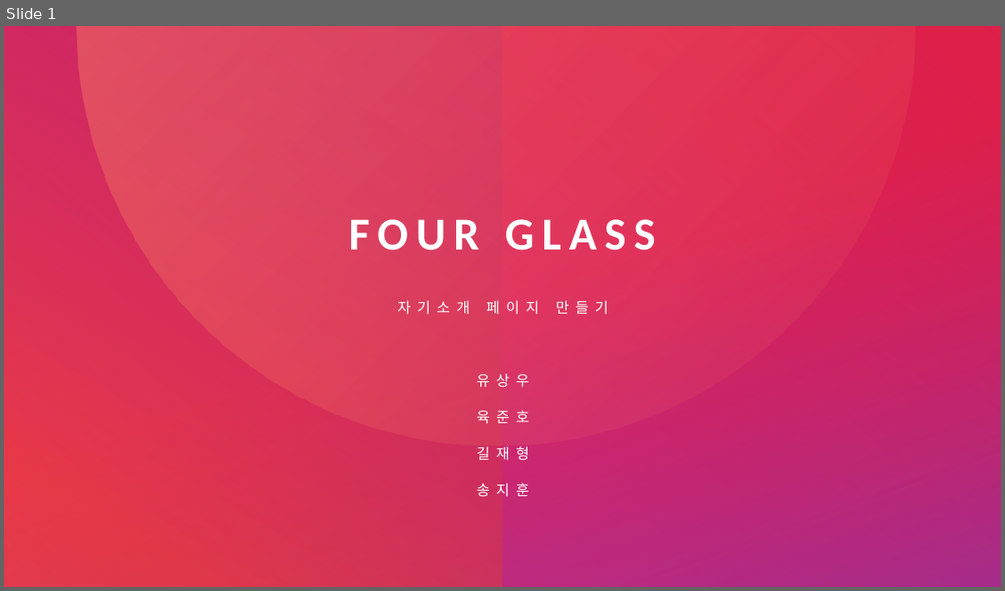
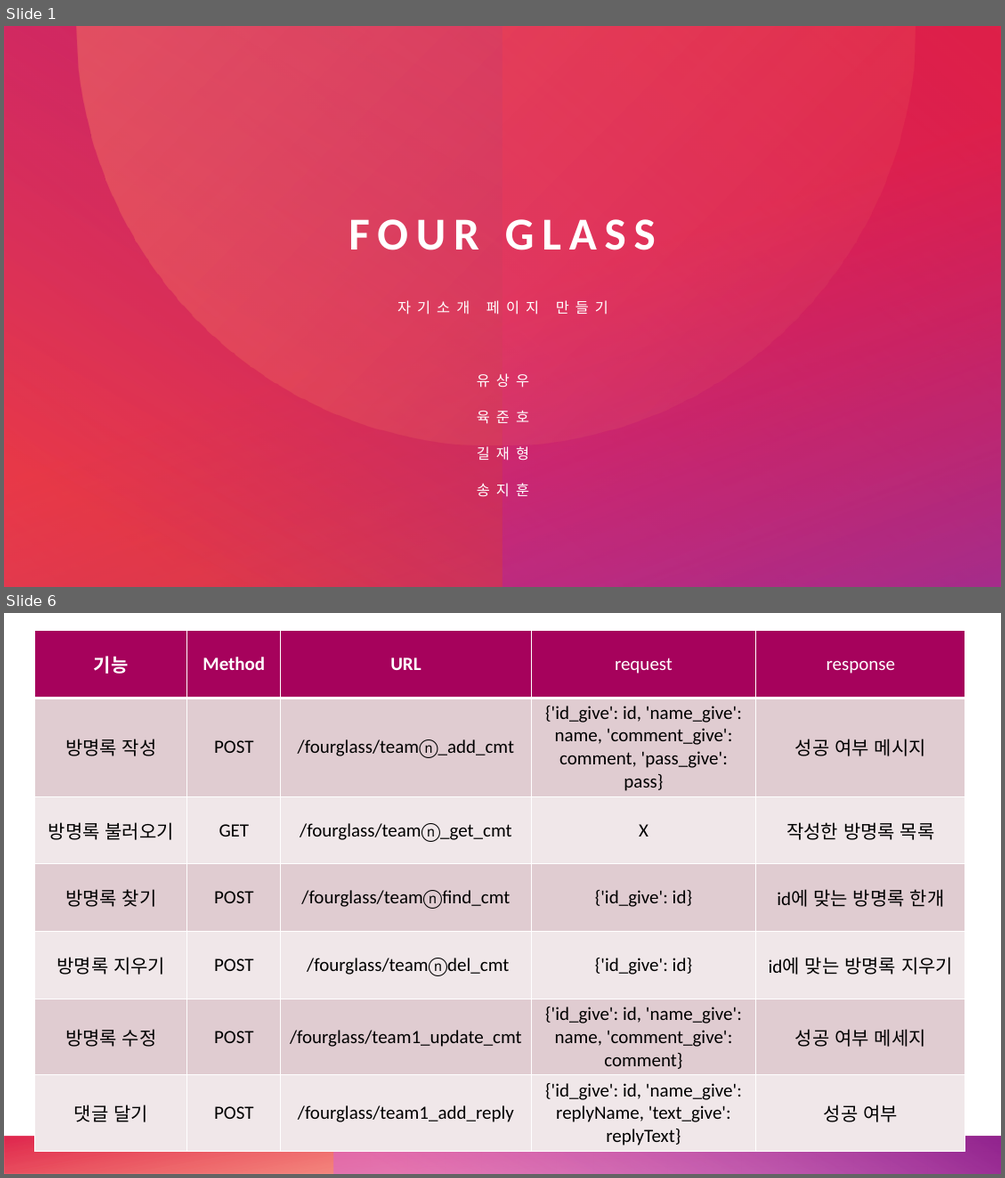
Before and after one commit to Mrgil0/FourGlass, a slide deck: FourGlass/FourGlass.pptx. Shown one above the other, each under a label of ours: slide 1 before the commit, slides 1 and 6 after it; the slides between them are not shown. The pictures are 1005x591 and 1005x1178 pixels, drawn with LibreOffice and Linux fonts; fonts in the diff are those of the drawing. Boxes give left, top, right and bottom in pixels: in the first picture for what was removed or moved away, otherwise in the second. Text is boxed around its words. In the diff, an @@ line names an element or a change of style, - is before the commit and + after.

Commit message:
Update FourGlass.pptx
ppx수정

```diff
--- a/FourGlass/FourGlass.pptx
+++ b/FourGlass/FourGlass.pptx
@@ slide 6 added at <box>4,613,1001,1174</box>, background #FFFFFF; not listed: 2 template elements that a slide beside it also shows @@
@@ table added at <box>34,630,966,1149</box>, 7 rows, 5 columns @@
+기능 | Method | URL | request | response
+방명록 작성 | POST | /fourglass/teamⓝ_add_cmt | {'id_give': id, 'name_give': name, 'comment_give': comment, 'pass_give': pass} | 성공 여부 메시지
+방명록 불러오기 | GET | /fourglass/teamⓝ_get_cmt | X | 작성한 방명록 목록
+방명록 찾기 | POST | /fourglass/teamⓝfind_cmt | {'id_give': id} | id에 맞는 방명록 한개
+방명록 지우기 | POST | /fourglass/teamⓝdel_cmt | {'id_give': id} | id에 맞는 방명록 지우기
+방명록 수정 | POST | /fourglass/team1_update_cmt | {'id_give': id, 'name_give': name, 'comment_give': comment} | 성공 여부 메세지
+댓글 달기 | POST | /fourglass/team1_add_reply | {'id_give': id, 'name_give': replyName, 'text_give': replyText} | 성공 여부
```
Also in this commit, not shown: 7 slides changed, 3 other slides added, 1 slide removed.
